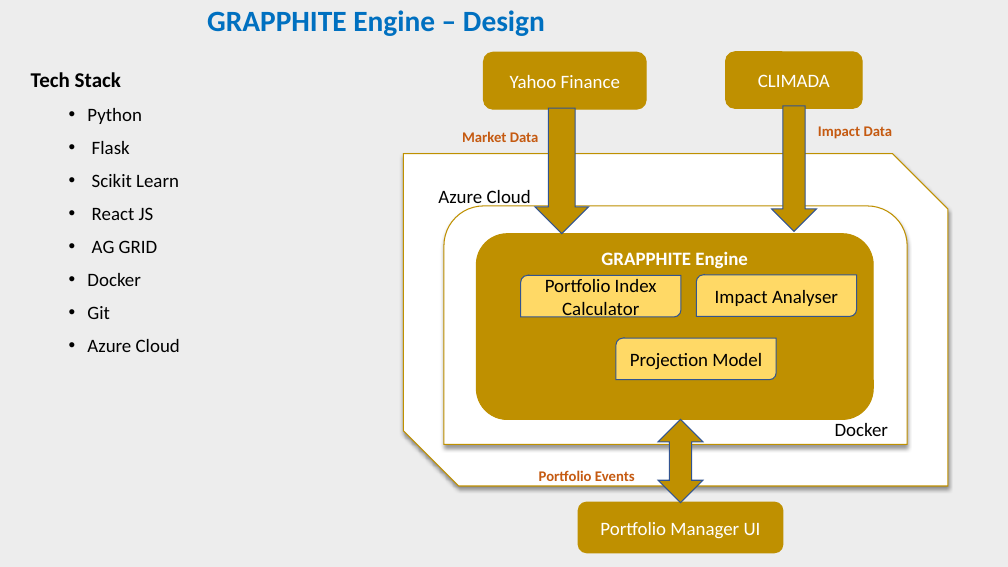
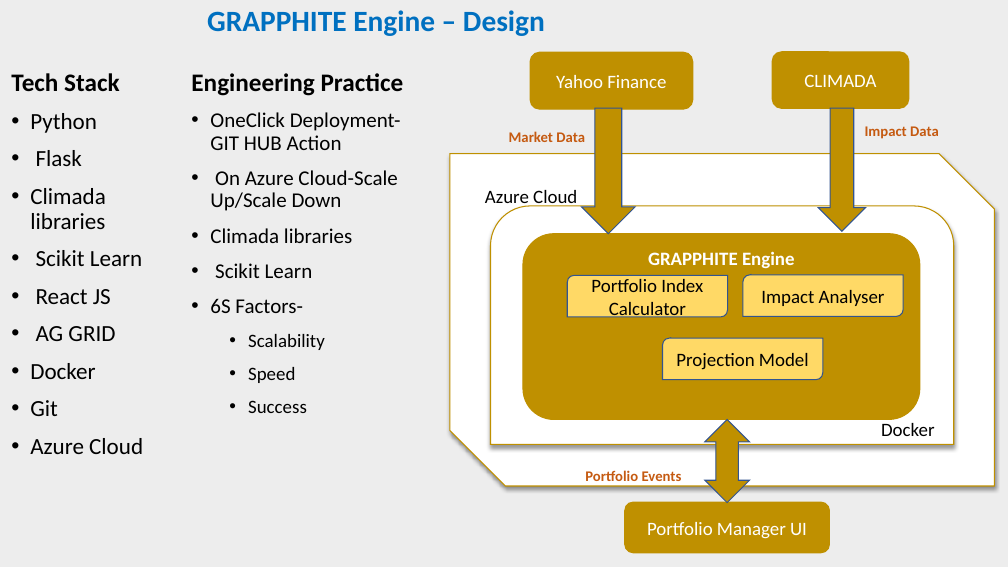
Before and after one commit to ab115/GRAPPH, a slide deck: slide 5 of EsgPrez.pptx. Drawn at 1008x567 pixels with LibreOffice and Linux fonts; fonts in the diff are those of the drawing. Boxes give left, top, right and bottom in pixels: in the first picture for what was removed or moved away, otherwise in the second. Text is boxed around its words. In the diff, an @@ line names an element or a change of style, - is before the commit and + after.

Commit message:
Add files via upload
Updated

```diff
--- a/EsgPrez.pptx
+++ b/EsgPrez.pptx
@@ text "Tech Stack": place and size @@
-text "Tech Stack" at bbox=[31, 72, 180, 352]
+text "Tech Stack" at bbox=[11, 73, 143, 454]
@@ text at bbox=[11, 73, 143, 454]: size 20 to 24 pt in "Tech Stack"; size 18 to 22 pt in "Python", "Flask", "Scikit Learn", "React JS" and 4 more places; list level 2 to 1 in "Python"; list level 2 to 1 in "Flask"; list level 2 to 1 in "Scikit Learn"; list level 2 to 1 in "React JS"; list level 2 to 1 in "AG GRID"; list level 2 to 1 in "Docker"; list level 2 to 1 in "Git"; list level 2 to 1 in "Azure Cloud" @@
@@ text added at bbox=[191, 73, 404, 413], 20 pt, text #000000 @@
+Engineering Practice
+• OneClick Deployment- GIT HUB Action
+• On Azure Cloud-Scale Up/Scale Down
+• Climada libraries
+• Scikit Learn
+• 6S Factors-
+  • Scalability
+  • Speed
+  • Success
@@ 4 rounded rectangles, 3 round diag rects, 3 texts, 2 down arrows, 1 snip diag rect, 1 round same rect, 1 up down arrow: place and size @@
-4 rounded rectangles, 3 round diag rects, 3 texts, 2 down arrows, 1 snip diag rect, 1 round same rect, 1 up down arrow at bbox=[403, 52, 948, 553]
+4 rounded rectangles, 3 round diag rects, 3 texts, 2 down arrows, 1 snip diag rect, 1 round same rect, 1 up down arrow at bbox=[450, 52, 994, 553]
@@ text at bbox=[30, 188, 105, 229]: paragraph added @@
+• Climada libraries
```
Also in this commit, not shown: 2 other slides changed, 4 slides added, 1 slide removed.
